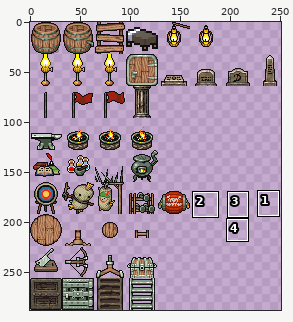
One commit to this sprite sheet: DwarfCorp/DwarfCorpContent/Entities/Furniture/interior_furniture.png. Above: a wide view before the commit, with the close-up outlined.
Close-up. Before:
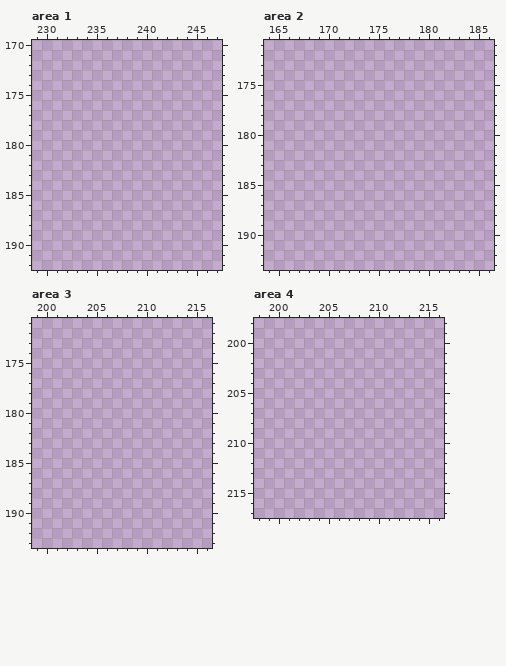
The file is 256x288 pixels. Pixels under 10% opacity are left out. Colours within 5 levels of each other are drawn and written as one. Shown: area 1: x 229..247, y 170..192; area 2: x 164..186, y 171..193; area 3: x 199..216, y 171..193; area 4: x 198..216, y 198..217. The wide view leaves out empty margins. The commit also changed other parts of the picture, which this record leaves out.
Palette (. is transparent): 
Now the later version:
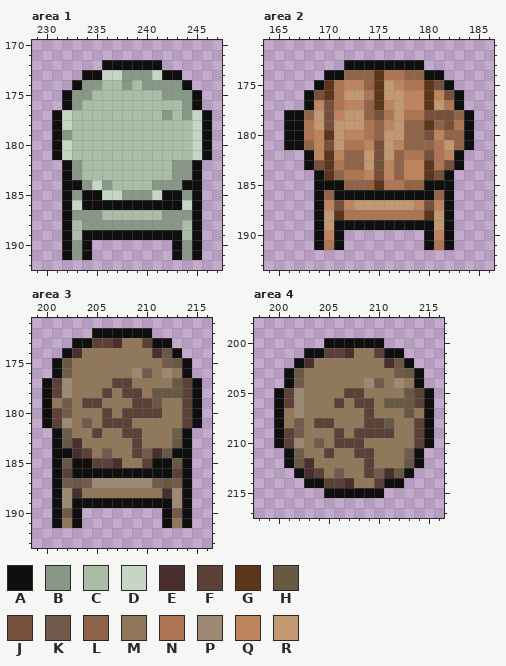
Colours new in this view: A #0f0f0f  B #889886  C #a9bda7  D #c6d6c5  E #4b2e2e  F #5c4139  G #5d351b  H #675943  J #77503b  K #705b4d  L #906448  M #91785a  N #ae7552  P #9c8a74  Q #be845d  R #c19872
Diff:
Area 1:
y 172: x 236..241 ...... -> AAAAAA
y 173: x 234..243 .......... -> AADDBBBDAA
y 174: x 233..244 ............ -> ABBCCBCBBBBA
y 175: x 232..245 .............. -> ABBCCCCCCCBBBA
y 176: x 232..245 .............. -> ABCCCCCCCCCCBA
y 177: x 231..246 ................ -> ADCCCCCCCCCBCBDA
y 178: x 231..246 ................ -> ADCCCCCCCCCCCCDA
y 179: x 231..246 ................ -> ABCCCCCCCCCCCCDA
y 180..181: x 231..246 ................ -> ADCCCCCCCCCCCCDA
y 182..183: x 232..245 .............. -> ABCCCCCCCCCBBA
y 184: x 232..245 .............. -> AABDBCCCCBBBAA
y 185: x 232..245 .............. -> ABAADDBBBDAABA
y 186: x 232..245 .............. -> ADAAAAAAAAAADA
y 187: x 232..245 .............. -> ABBBCCCCCCBBBA
y 188: x 232..245 .............. -> ACBBBBBBBBBBCA
y 189: x 232..245 .............. -> ACAAAAAAAAAACA
y 190..191: x 232..234 ... -> ABA; x 243..245 ... -> ABA
Area 2:
y 173: x 172..179 ........ -> AAAAAAAA
y 174: x 170..181 ............ -> AALLLGNNLLAA
y 175: x 169..182 .............. -> AGNQQLGRQNNGJA
y 176: x 168..183 ................ -> AJGNRRNGRRQQGQJA
y 177: x 168..183 ................ -> AQJNQQLGQRQQGRNA
y 178: x 166..184 ................... -> AALRJQRRLJNRNNJJJLA
y 179: x 166..184 ................... -> AANRJRRRNLQRLLGLJNA
y 180: x 166..184 ................... -> AANQGRQQNLRRLLJQLLA
y 181: x 166..184 ................... -> AALQJRNNQJRQLLLNRLA
y 182: x 168..183 ................ -> AQGQLLRJRLNNJNQA
y 183: x 168..183 ................ -> AJGNLLRJQLQQGNJA
y 184: x 169..182 .............. -> AGLNNQJQLQQGJA
y 185: x 169..182 .............. -> AAALLLGNNLLAAA
y 186: x 169..182 .............. -> ALAAAAAAAAAALA
y 187: x 169..182 .............. -> AQJQRRRRRRQJQA
y 188: x 169..182 .............. -> ARGNNNNNNNNGRA
y 189: x 169..182 .............. -> ARAAAAAAAAAARA
y 190: x 169..171 ... -> AQA; x 180..182 ... -> AQA
y 191: x 169..171 ... -> ANA; x 180..182 ... -> ANA
Area 3:
y 172: x 205..210 ...... -> AAAAAA
y 173: x 203..212 .......... -> AAFFEMMFAA
y 174: x 202..213 ............ -> AEMMMMMMMEHA
y 175: x 201..214 .............. -> AHMMMMMMMMMKHA
y 176: x 201..214 .............. -> AKMMMMMMPKMPMA
y 177: x 200..215 ................ -> AFPMMMMFFMMMMHFA
y 178: x 200..215 ................ -> AFPMMMFMFFMHHHFA
y 179: x 200..215 ................ -> AMKMFFMMMFFHMMFA
y 180: x 200..215 ................ -> AFKMMMFMFFFFMMFA
y 181: x 200..215 ................ -> AFPMKMFFFMMMMMFA
y 182: x 201..214 .............. -> AKMMFMMFFMMMKA
y 183: x 201..214 .............. -> AHEMMMMMFMMMHA
y 184: x 201..214 .............. -> AAEFMKMMFKEHAA
y 185: x 201..214 .............. -> AHAAFFEMMFAAHA
y 186: x 201..214 .............. -> AFAAAAAAAAAAFA
y 187: x 201..214 .............. -> AKHKPPPPPPKHKA
y 188: x 201..214 .............. -> APEMMMMMMMMEPA
y 189: x 201..214 .............. -> APAAAAAAAAAAPA
y 190: x 201..203 ... -> AKA; x 212..214 ... -> AKA
y 191: x 201..203 ... -> AMA; x 212..214 ... -> AMA
Area 4:
y 200: x 205..210 ...... -> AAAAAA
y 201: x 203..212 .......... -> AAFFEMMFAA
y 202: x 202..213 ............ -> AEMMMMMMMEHA
y 203: x 201..214 .............. -> AHMMMMMMMMMKHA
y 204: x 201..214 .............. -> AKMMMMMMPKMPMA
y 205: x 200..215 ................ -> AFPMMMMFFMMMMHFA
y 206: x 200..215 ................ -> AFPMMMFMFFMHHHFA
y 207: x 200..215 ................ -> AMPMMMMMMFMMMHMA
y 208: x 200..215 ................ -> AMKMFFMMMFFHMMFA
y 209: x 200..215 ................ -> AFKMMMFMFFFFMMFA
y 210: x 200..215 ................ -> AFPMKMFFFMMMMMFA
y 211: x 201..214 .............. -> AKMMFMMFFMMMKA
y 212: x 201..214 .............. -> AHEMMMMMFMMMHA
y 213: x 202..213 ............ -> AEFMKMMFKEHA
y 214: x 203..212 .......... -> AAFFEMMFAA
y 215: x 205..210 ...... -> AAAAAA
Changed places in both close-ups, as pixel boxes (x1, y1, x2, y2):
added: (52, 60, 212, 260)
added: (284, 60, 474, 250)
added: (42, 328, 202, 528)
added: (274, 338, 434, 498)
